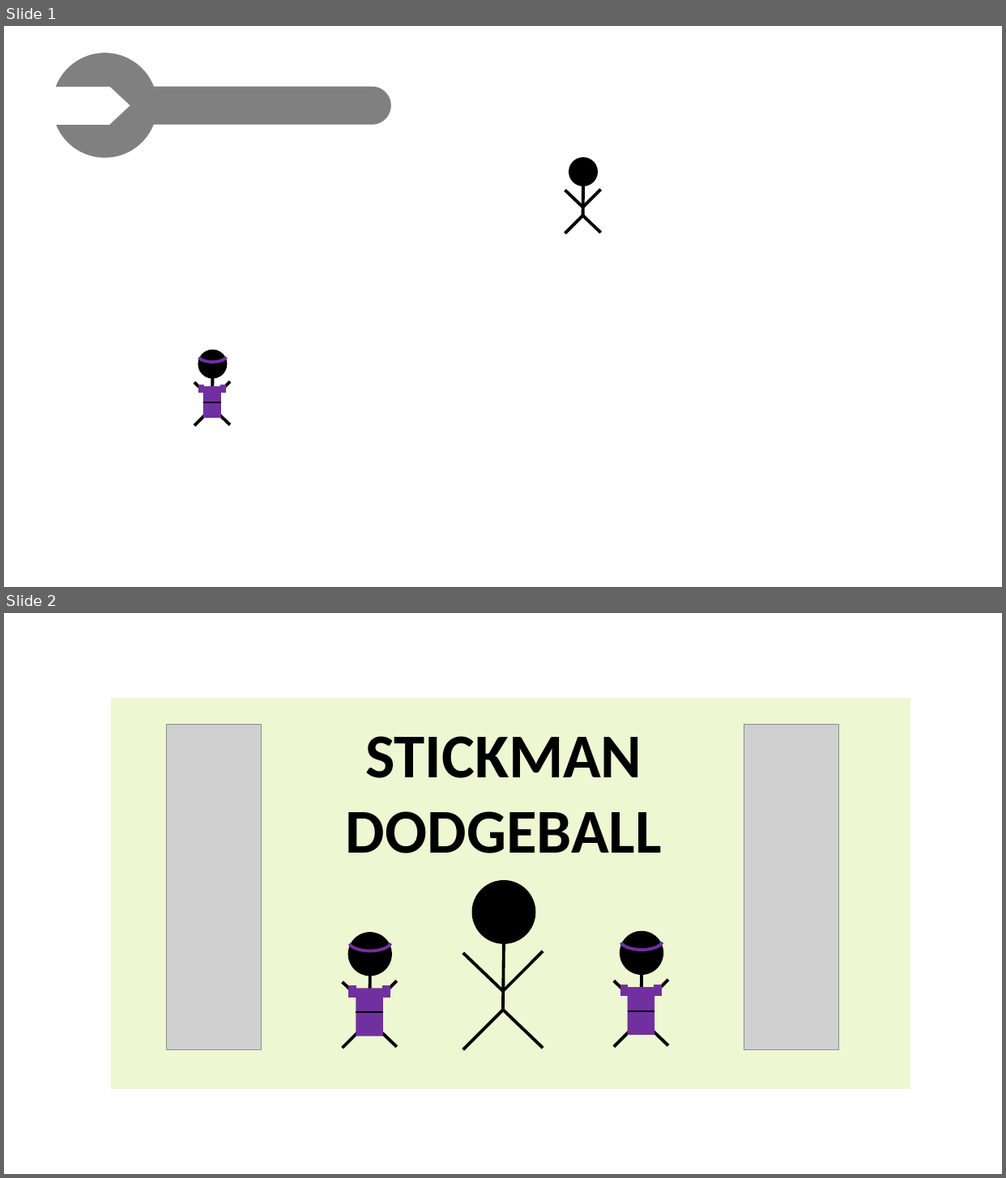
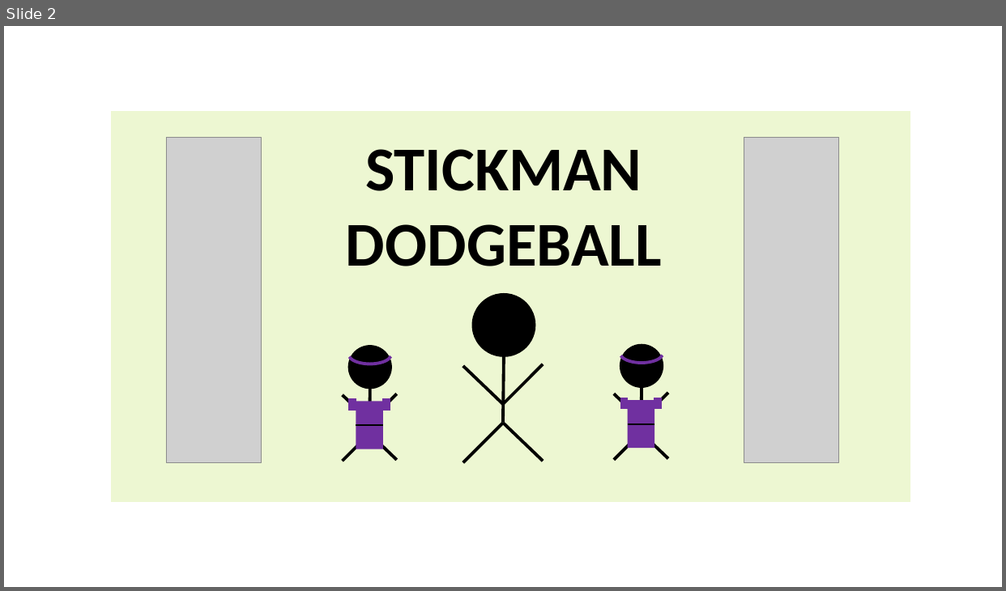
Before and after one commit to jefftoppings/WrenchGame, a slide deck: graphics.pptx. Shown one above the other, each under a label of ours: slides 1 and 2 before the commit, slide 2 after it. The pictures are 1006x1178 and 1006x591 pixels, drawn with LibreOffice and Linux fonts; fonts in the diff are those of the drawing; grey boxes stand for pictures. Boxes give left, top, right and bottom in pixels: in the first picture for what was removed or moved away, otherwise in the second. Text is boxed around its words. In the diff, an @@ line names an element or a change of style, - is before the commit and + after.

```diff
--- a/graphics.pptx
+++ b/graphics.pptx
@@ slide 1 removed at box(4, 26, 1002, 587), background #FFFFFF @@
@@ group removed at box(30, 53, 390, 158): 1 rounded rectangle, 1 ellipse, 1 rectangle, 1 triangle @@
@@ group removed at box(565, 158, 601, 233): 5 lines, 1 ellipse @@
@@ group removed at box(194, 349, 230, 426): 6 lines, 3 rectangles, 1 ellipse, 1 arc (boxed as its full ellipse) @@
```
Also in this commit, not shown: 1 slide added, 2 other files.
